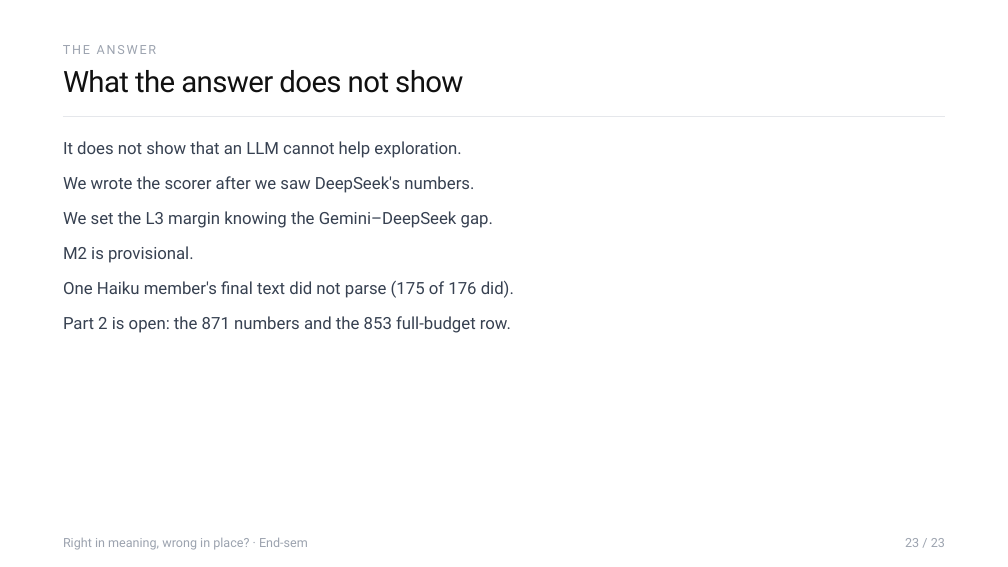
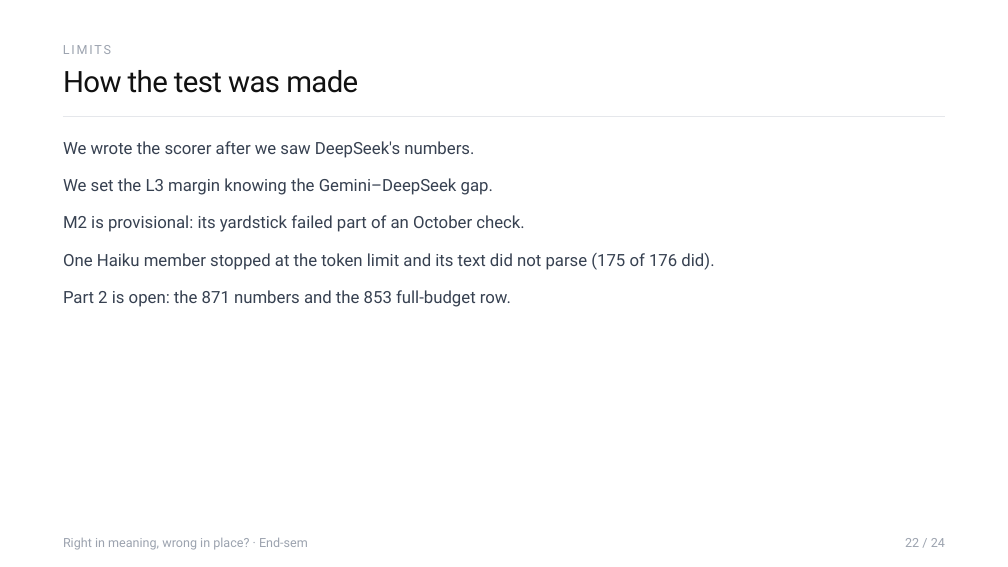
Before and after one commit to Sher110106/validity-aware-active-semantic-exploration, a slide deck: slide 22 of docs/endsem_2026-11/ASP_Endsem.pptx (slide 23 before the commit). Drawn at 1008x567 pixels with LibreOffice and Linux fonts; fonts in the diff are those of the drawing. Boxes give left, top, right and bottom in pixels: in the first picture for what was removed or moved away, otherwise in the second. Text is boxed around its words. In the diff, an @@ line names an element or a change of style, - is before the commit and + after.

```diff
--- a/docs/endsem_2026-11/ASP_Endsem.pptx
+++ b/docs/endsem_2026-11/ASP_Endsem.pptx
@@ text at box(63, 45, 111, 54): text changed @@
-THE ANSWER
+LIMITS
@@ text at box(63, 70, 358, 93): text changed @@
-What the answer does not show
+How the test was made
@@ text "We wrote the scorer after ...": place and size @@
-text "We wrote the scorer after ..." at box(63, 176, 474, 193)
+text "We wrote the scorer after ..." at box(63, 141, 474, 158)
@@ text removed at box(63, 141, 461, 158) @@
-It does not show that an LLM cannot help exploration.
@@ text "We set the L3 margin ...": place and size @@
-text "We set the L3 margin ..." at box(63, 211, 493, 228)
+text "We set the L3 margin ..." at box(63, 178, 493, 195)
@@ text at box(63, 215, 525, 232): text changed @@
-M2 is provisional.
+M2 is provisional: its yardstick failed part of an October check.
@@ text at box(63, 253, 714, 270): text changed @@
-One Haiku member's final text did not parse (175 of 176 did).
+One Haiku member stopped at the token limit and its text did not parse (175 of 176 did).
@@ text "Part 2 is open: the ...": place and size @@
-text "Part 2 is open: the ..." at box(63, 316, 511, 333)
+text "Part 2 is open: the ..." at box(63, 290, 511, 307)
@@ text at box(905, 538, 945, 547): text changed @@
-23 / 23
+22 / 24
```
Also in this commit, not shown: 24 other slides changed, 2 slides added, 6 other files.
